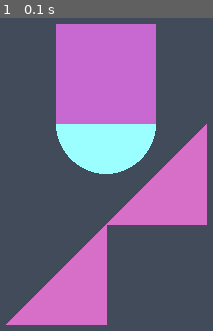
Above: before the commit, frame 1.
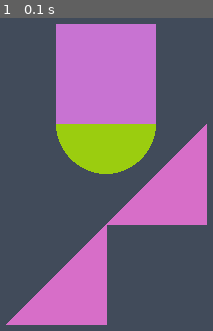
Above: after the commit, the same moment.

Repository: bhawesh2002/learning_path_to_PyGame
Game: pygame game, started from Screen and display/display.py
Same seed, same stepped clock (60 frames per second), same inputs: the game is played once before the commit and once after it.
Inputs:
- Up to frame 1 (0.1 s): no input

The runs differ from the first frame. In frame 1, 5.9% of the frame differs, in the area x 26-74%, y 33-50%.

Commit message:
change the color of circle

Diff:
--- a/Screen and display/display.py
+++ b/Screen and display/display.py
@@ -19,11 +19,10 @@
 
 
 def draw_screen():
-    gola = pygame.draw.circle(window, (155, 255, 255), (400, 300), 50) #draw a circle
+    gola = pygame.draw.circle(window, (155, 205, 15), (400, 300), 50) #draw a circle
     tricone1 = pygame.draw.polygon(window, (215, 110, 200), ((500, 300), (400, 400), (500, 400))) #draw a triangle
     tricone2 = pygame.draw.polygon(window, (215, 110, 200), ((300, 500), (400, 400), (400, 500))) #draw a triangle
-    cahucone = pygame.draw.rect(window, (200, 105, 210), (350, 200, 100, 100)) #draw a rectangle
-
+    cahucone = pygame.draw.rect(window, (200, 115, 210), (350, 200, 100, 100)) #draw a rectangle
 def main():
     while(True):  # infinite game loop
         pygame.display.update()  # update the display
